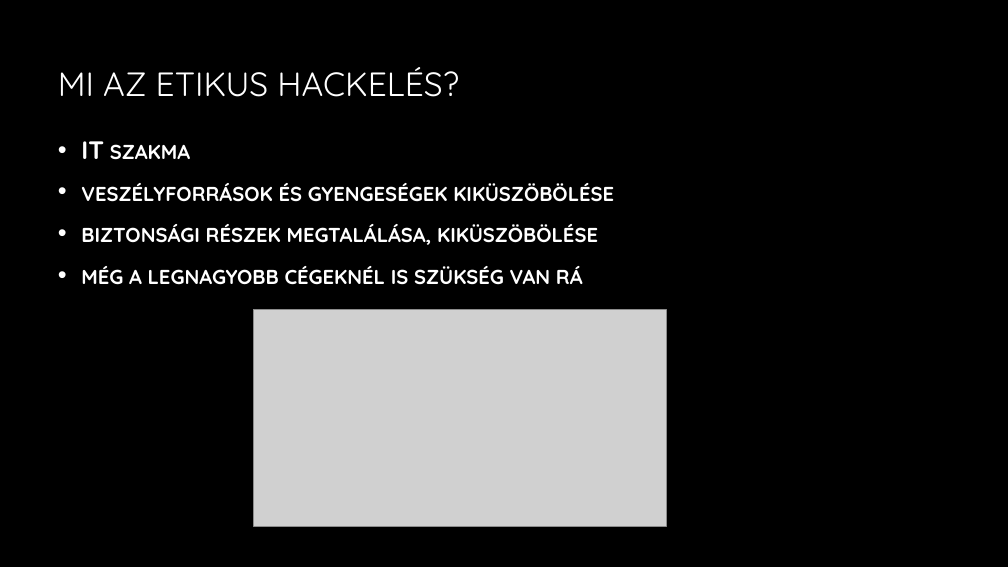
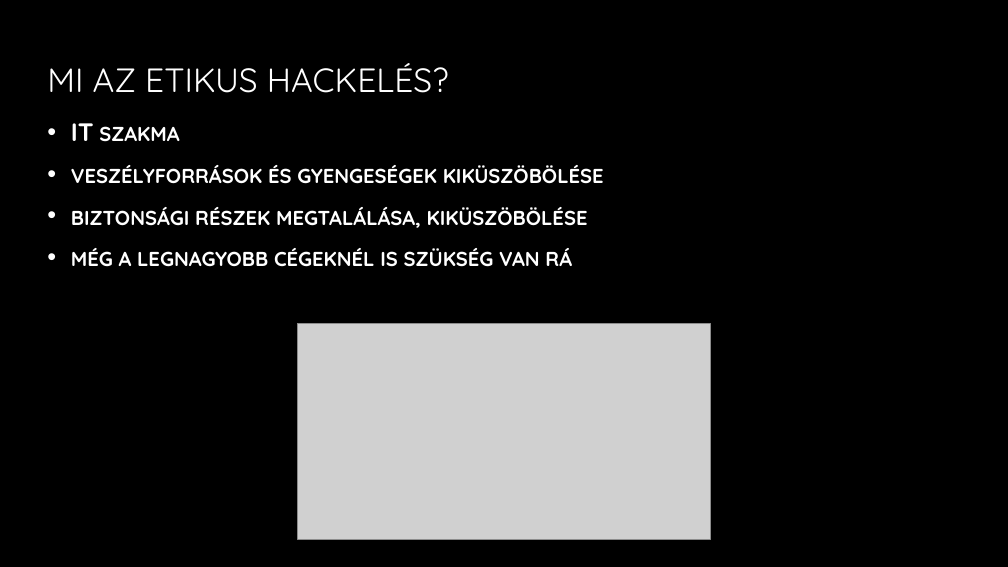
Before and after one commit to docziadrian/prezentacio, a slide deck: slide 2 of Etikus hackelés.pptx. Drawn at 1008x567 pixels with LibreOffice and Linux fonts; fonts in the diff are those of the drawing; grey boxes stand for pictures; background and template pictures are left out. Boxes give left, top, right and bottom in pixels: in the first picture for what was removed or moved away, otherwise in the second. Text is boxed around its words. In the diff, an @@ line names an element or a change of style, - is before the commit and + after.

```diff
--- a/Etikus hackelés.pptx
+++ b/Etikus hackelés.pptx
@@ title "MI AZ ETIKUS HACKELÉS?": place and size @@
-title "MI AZ ETIKUS HACKELÉS?" at (58, 67, 459, 97)
+title "MI AZ ETIKUS HACKELÉS?" at (47, 63, 449, 93)
@@ text "IT szakma": place and size @@
-text "IT szakma" at (81, 141, 614, 285)
+text "IT szakma" at (71, 123, 604, 267)
@@ picture: place and size @@
-picture at (253, 310, 666, 526)
+picture at (298, 324, 711, 540)
```
Also in this commit, not shown: 1 other slide changed, 8 slides added, 3 slides removed.
